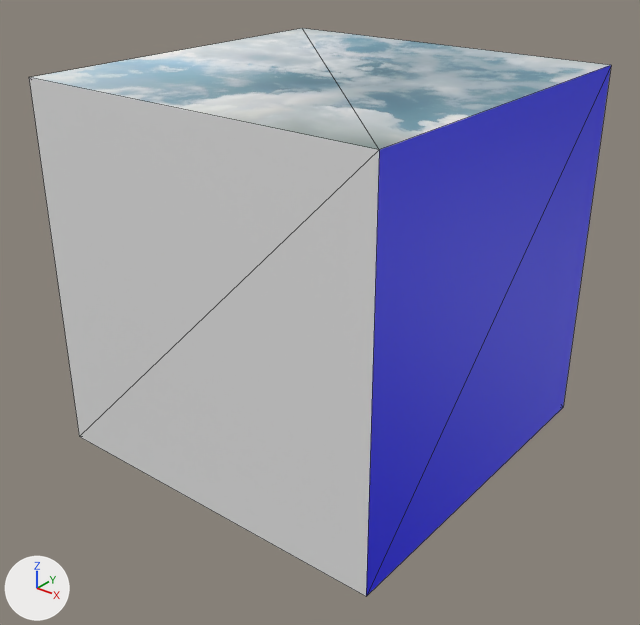
A saved change to the OBJ model resources/SkyBox/SkyBox.obj.
Both versions are drawn from a 50 mm lens placed at (2.69, -3.44, 1.82), pointed at (0.04, -0.12, -0.24). The axes (+X, +Y, +Z) are drawn at lower left. The lights are the same throughout. Mesh edges are drawn as thin lines. Where no turn or scale is listed for an object, it has been applied to the vertices.

Script lines for the objects in view, before the commit:
```python
mat_front = principled_material('Front')
mat_front.base_color = (1.0, 0.0, 0.0)  # red #ff0000
mat_front.roughness = 0.526
mat_right = principled_material('Right')
mat_right.base_color = (0.0, 0.0, 1.0)  # blue #0000ff
mat_right.roughness = 0.526
me_cubemap = bpy.data.meshes.new('CubeMap')
me_cubemap.from_pydata(...)  # 8 vertices, 12 faces; spans x -1.0..1.0, y -1.0..1.0, z -1.0..1.0
# faces by material slot: [6, 2, 2, 2]
me_cubemap.materials.append(mat_material)  # white #e7e7e7
me_cubemap.materials.append(mat_front)  # red #ff0000
me_cubemap.materials.append(mat_right)  # blue #0000ff
me_cubemap.materials.append(mat_top)  # picture img_bluecloud_up_jpg
# before: 0 (1.0, 1.0, 1.0) at pixel (611, 65), 1 (1.0, 1.0, -1.0) at pixel (563, 407), 2 (1.0, -1.0, 1.0) at pixel (379, 149), 3 (1.0, -1.0, -1.0) at pixel (366, 596), 4 (-1.0, 1.0, 1.0) at pixel (302, 28)
# before: 5 (-1.0, 1.0, -1.0), 6 (-1.0, -1.0, 1.0) at pixel (28, 77), 7 (-1.0, -1.0, -1.0) at pixel (79, 436)
ob_cubemap = bpy.data.objects.new('CubeMap', me_cubemap)
ob_cubemap.location = (0.0, 0.0, 0.0)
```
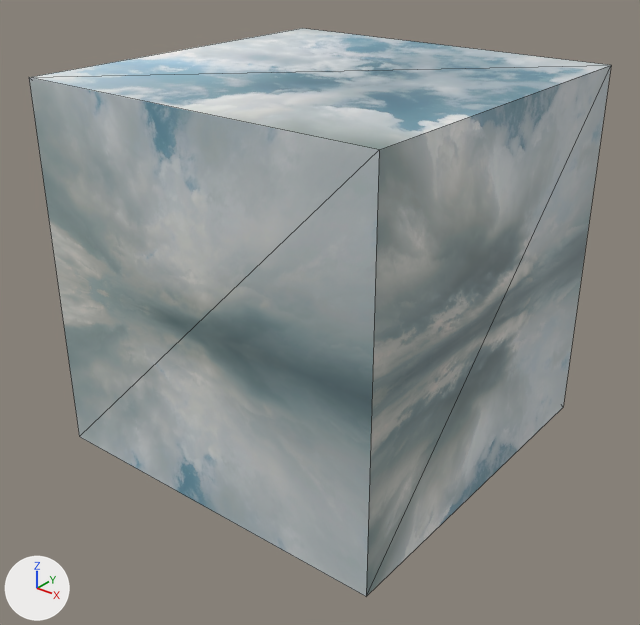
Where the change shows, as pixel boxes [x1, y1, x2, y2] in the pictures (640 x 625 px; the box of a moved part takes in the faces that stretch with it):
'CubeMap', surface changed: [29, 28, 611, 596] in both
part 1 of me_cubemap, moved or reshaped: [29, 28, 610, 150] in both
part 2 of me_cubemap, recoloured: [29, 78, 379, 596] in both
part 3 of me_cubemap, recoloured (blue to grey): [366, 65, 611, 596] in both

Patch to the scene script:
```diff
--- a/resources/SkyBox/SkyBox.obj.py
+++ b/resources/SkyBox/SkyBox.obj.py
@@ img_bluecloud_bk_jpg @@
+img_bluecloud_bk_jpg = load_image('bluecloud_bk.jpg', 'textures/bluecloud_bk.jpg', 1024, 1024, 'sRGB')
@@ img_bluecloud_lf_jpg @@
+img_bluecloud_lf_jpg = load_image('bluecloud_lf.jpg', 'textures/bluecloud_lf.jpg', 1024, 1024, 'sRGB')
@@ img_bluecloud_dn_jpg @@
+img_bluecloud_dn_jpg = load_image('bluecloud_dn.jpg', 'textures/bluecloud_dn.jpg', 1024, 1024, 'sRGB')
@@ img_bluecloud_rt_jpg @@
+img_bluecloud_rt_jpg = load_image('bluecloud_rt.jpg', 'textures/bluecloud_rt.jpg', 1024, 1024, 'sRGB')
@@ img_bluecloud_ft_jpg @@
+img_bluecloud_ft_jpg = load_image('bluecloud_ft.jpg', 'textures/bluecloud_ft.jpg', 1024, 1024, 'sRGB')
@@ mat_front @@
 mat_front = principled_material('Front')
-mat_front.base_color = (1.0, 0.0, 0.0)  # red #ff0000
+mat_front.texture = img_bluecloud_ft_jpg
 mat_front.roughness = 0.526
@@ mat_right @@
 mat_right = principled_material('Right')
-mat_right.base_color = (0.0, 0.0, 1.0)  # blue #0000ff
+mat_right.texture = img_bluecloud_rt_jpg
 mat_right.roughness = 0.526
@@ mat_back @@
+mat_back = principled_material('Back')
+mat_back.texture = img_bluecloud_bk_jpg
+mat_back.roughness = 0.526
@@ mat_left @@
+mat_left = principled_material('Left')
+mat_left.texture = img_bluecloud_lf_jpg
+mat_left.roughness = 0.526
@@ mat_bottom @@
+mat_bottom = principled_material('Bottom')
+mat_bottom.texture = img_bluecloud_dn_jpg
+mat_bottom.roughness = 0.526
@@ me_cubemap @@
 me_cubemap.from_pydata(...)  # 8 vertices, 12 faces; spans x -1.0..1.0, y -1.0..1.0, z -1.0..1.0
 # used by ob_cubemap; location = (0.0, 0.0, 0.0)
 # verts and faces of me_cubemap; kept vertices keep their numbers, new ones are numbered from 8
+# me_cubemap part 1
+delete_faces([(1, 5, 7), (1, 7, 3), (0, 2, 4), (2, 6, 4)])
+faces += [(0, 2, 6), (0, 6, 4)]  # mat_top (picture img_bluecloud_up_jpg)
+faces += [(1, 5, 3), (3, 5, 7)]  # mat_bottom (picture img_bluecloud_dn_jpg)
+# me_cubemap part 2: 2 faces spanning x -1.0..1.0, y -1.0, z -1.0..1.0 switch from mat_material (white #e7e7e7) to mat_right (picture img_bluecloud_rt_jpg)
+# me_cubemap part 3: 2 faces spanning x 1.0, y -1.0..1.0, z -1.0..1.0 switch from mat_right (blue #0000ff) to mat_front (picture img_bluecloud_ft_jpg)
 me_cubemap.materials.append(mat_top)
+me_cubemap.materials.append(mat_left)  # picture img_bluecloud_lf_jpg
+me_cubemap.materials.append(mat_back)  # picture img_bluecloud_bk_jpg
+me_cubemap.materials.append(mat_bottom)  # picture img_bluecloud_dn_jpg
```
